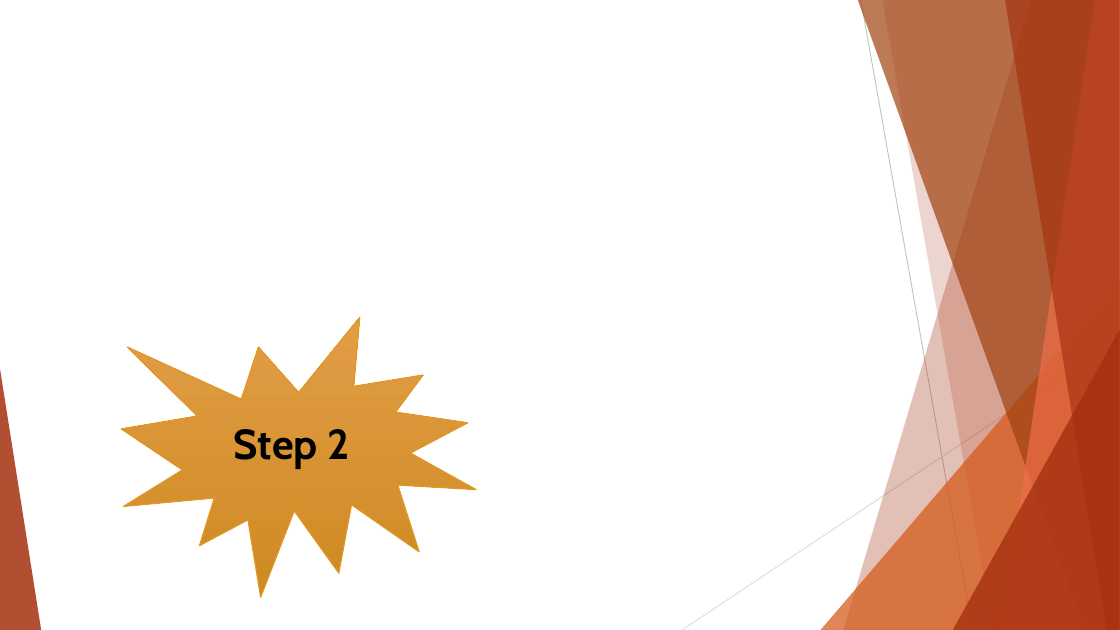
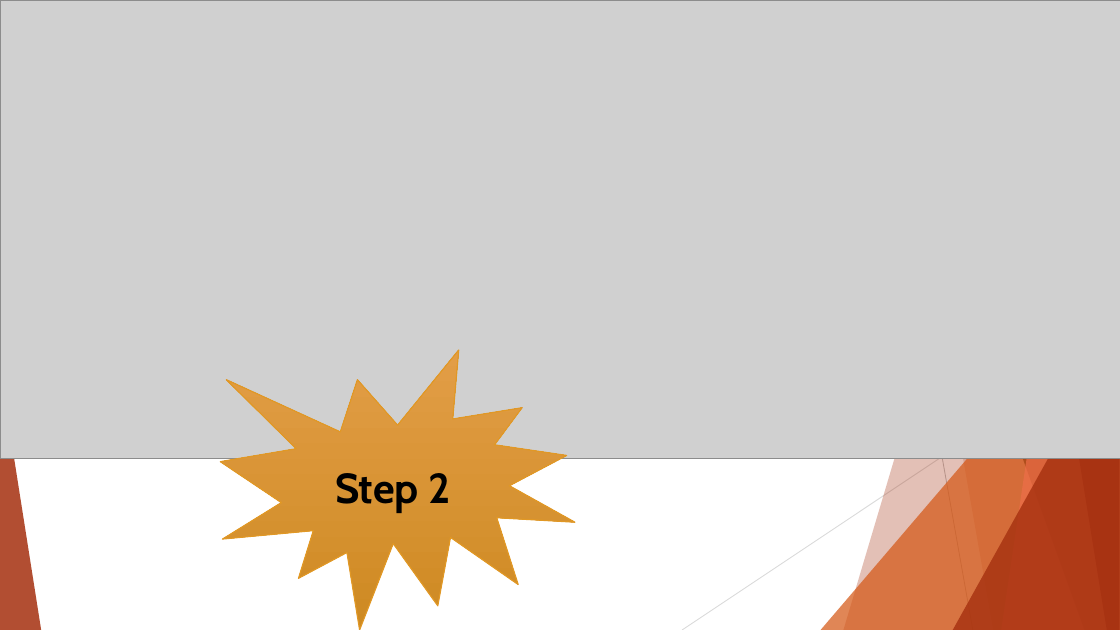
Before and after one commit to ICI3D/Sandbox, a slide deck: slide 15 of IntroToGitHub&SmartGit-v4.1.pptx. Drawn at 1120x630 pixels with LibreOffice and Linux fonts; fonts in the diff are those of the drawing; grey boxes stand for pictures; background and template pictures are left out. Boxes give left, top, right and bottom in pixels: in the first picture for what was removed or moved away, otherwise in the second. Text is boxed around its words. In the diff, an @@ line names an element or a change of style, - is before the commit and + after.

```diff
--- a/IntroToGitHub&SmartGit-v4.1.pptx
+++ b/IntroToGitHub&SmartGit-v4.1.pptx
@@ picture added at [0,0,1120,459] @@
@@ irregular seal: place and size @@
-irregular seal at [121,318,476,597]
+irregular seal at [220,350,575,630]
@@ text "Step 2": place and size @@
-text "Step 2" at [234,429,349,469]
+text "Step 2" at [335,473,450,513]
```
Also in this commit, not shown: 10 other slides changed, 4 slides added, 1 other file.
